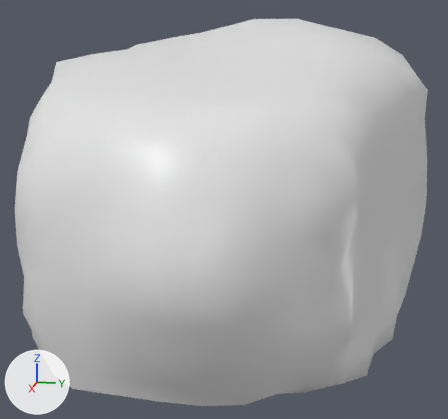
The FBX model Assets/Models/Stone3.fbx: old version first, new version second.
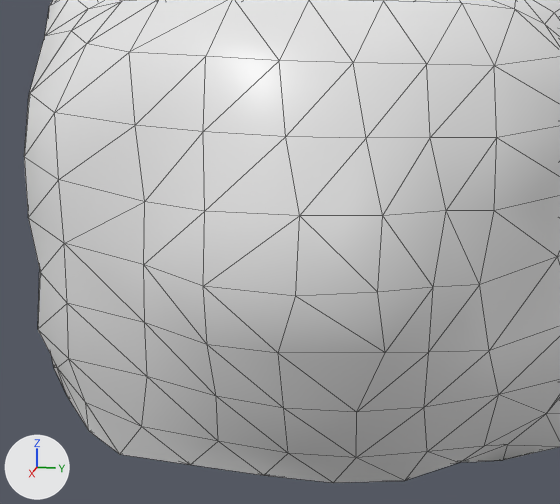
There are two pictures of each version: one whole from a 50 mm lens placed at (0.1245, 0.0241, 0.0598), pointed at (0.0033, -0.0001, 0.0295), one close up on the part from 0% to 76% of the width and 27% to 100% of the height. The lights are fixed; the arrows at lower left show +X, +Y and +Z. The close-ups show mesh edges as thin lines.

Script lines for the objects in view, before the commit:
```python
me_cube = bpy.data.meshes.new('Cube')
me_cube.from_pydata(...)  # 386 vertices, 775 faces; spans x -0.0519..0.0567, y -0.0406..0.041, z -0.0022..0.0677
me_cube.materials.append(mat_material)  # its picture is missing
ob_platin = bpy.data.objects.new('Platin', me_cube)
ob_platin.location = (0.0, 0.0, 0.0)
```
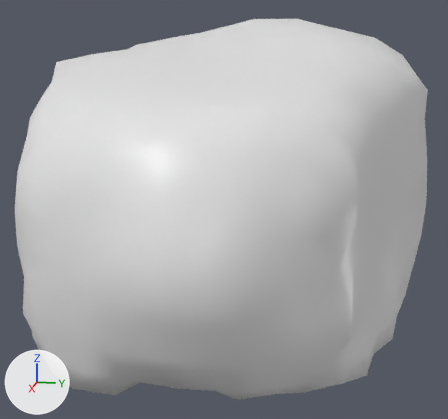
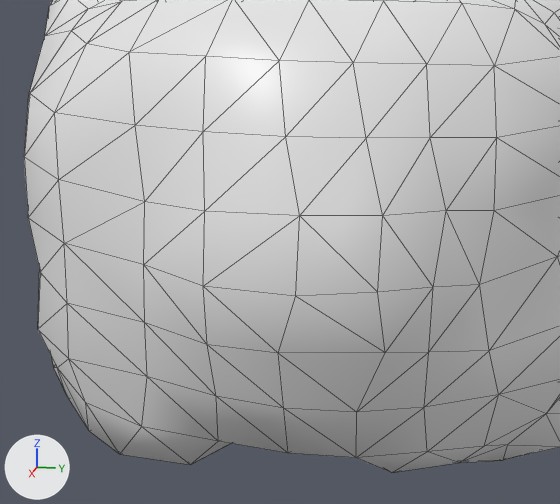
Commit message: Stone correction?

Boxes (x1, y1, x2, y2) around the edits, measured in the close-ups (560 x 504 px; the box of a moved part takes in the faces that stretch with it):
'Platin', reshaped: before (24, 0, 560, 483); after (24, 0, 560, 473)
part 1 of me_cube, moved or reshaped: before (191, 441, 459, 483); after (192, 441, 459, 473)

What changed in the scene script:
```text
Change me_cube:
    where me_cube.from_pydata(...)  # 386 vertices, 775 faces; spans x -0.0519..0.0567, y -0.0406..0.041, z -0.0022..0.0677
    used by ob_platin; location = (0.0, 0.0, 0.0)
    me_cube part 1
    me_cube.vertices[88].co: (0.0472, -0.0008, 0.0114) -> (0.0433, -0.0018, 0.014)  # pixel (263, 475) -> not seen
    me_cube.vertices[89].co: (0.0471, 0.0054, 0.0114) -> (0.0432, 0.0044, 0.014)  # pixel (333, 482) -> not seen
    me_cube.vertices[90].co: (0.0457, 0.0114, 0.0115) -> (0.0463, 0.0104, 0.0125)  # pixel (404, 480) -> pixel (391, 472)
```
